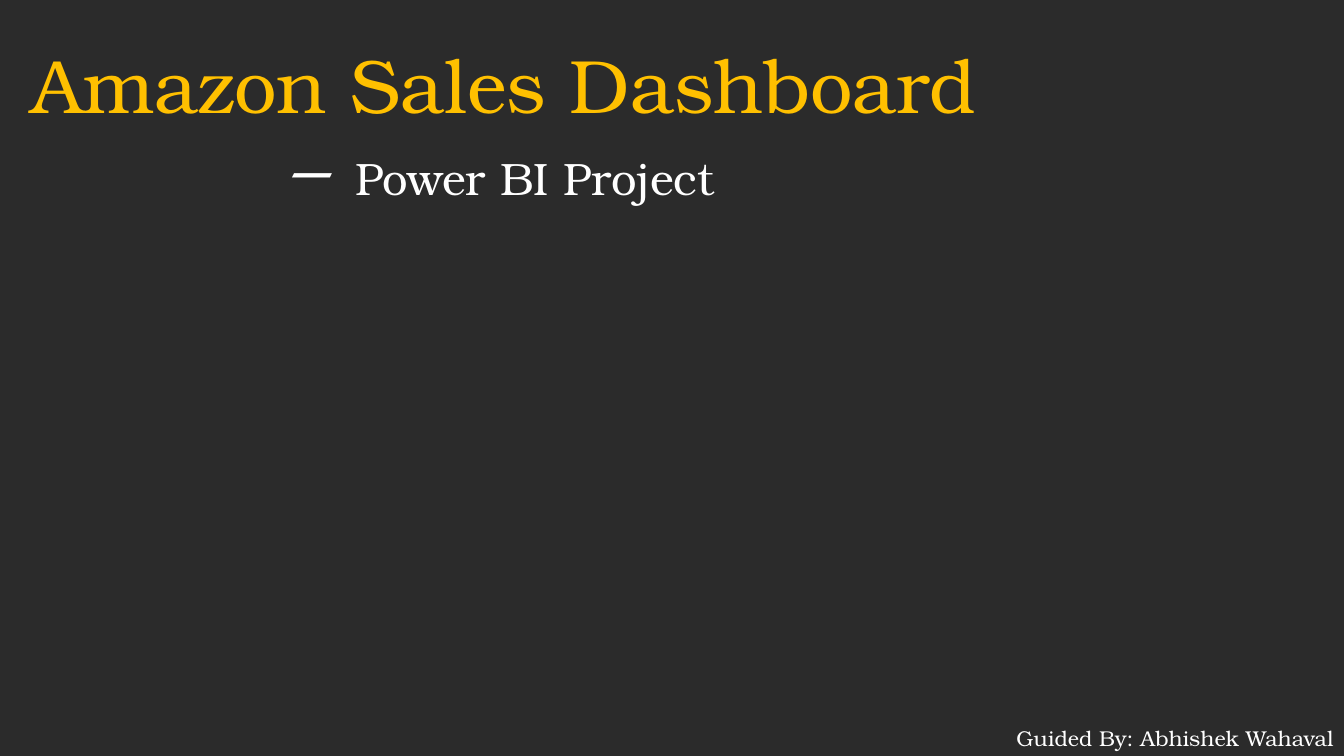
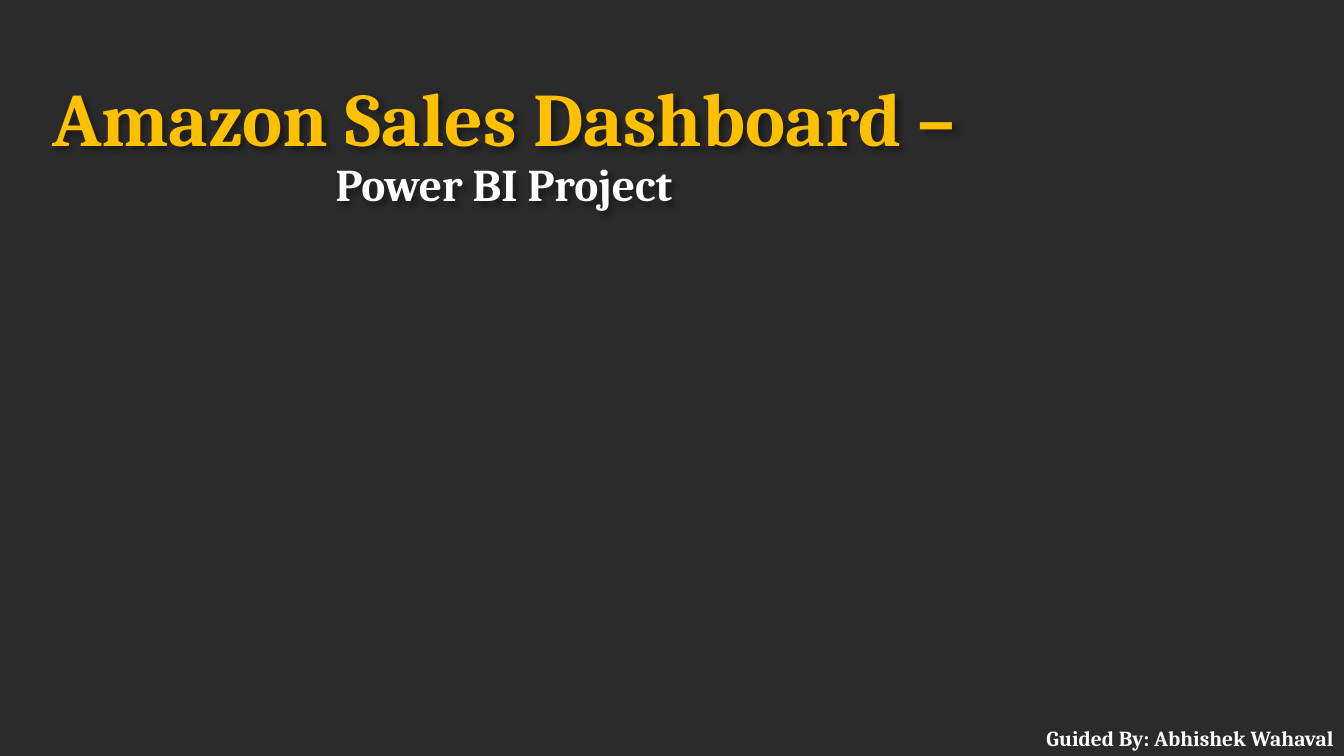
Before and after one commit to prafullwahatule/BI-Amazon-Sale-Report, a slide deck: slide 1 of Report/Amazon Sales Report.pptx. Drawn at 1344x756 pixels with LibreOffice and Linux fonts; fonts in the diff are those of the drawing; background and template pictures are left out; a plain dark background stands for a picture behind light text. Boxes give left, top, right and bottom in pixels: in the first picture for what was removed or moved away, otherwise in the second. Text is boxed around its words. In the diff, an @@ line names an element or a change of style, - is before the commit and + after.

```diff
--- a/Report/Amazon Sales Report.pptx
+++ b/Report/Amazon Sales Report.pptx
@@ title "Amazon Sales Dashboard – Power ..." at (x1=52, y1=93, x2=902, y2=211): font TeX Gyre Bonum to Cambria, bold on; text colour #FFFFFF to #FFC000 in "–" @@
@@ subtitle "Guided By: Abhishek Wahaval" at (x1=1046, y1=731, x2=1334, y2=751): font TeX Gyre Bonum to Cambria, bold on @@
```
Also in this commit, not shown: 27 other slides changed.
